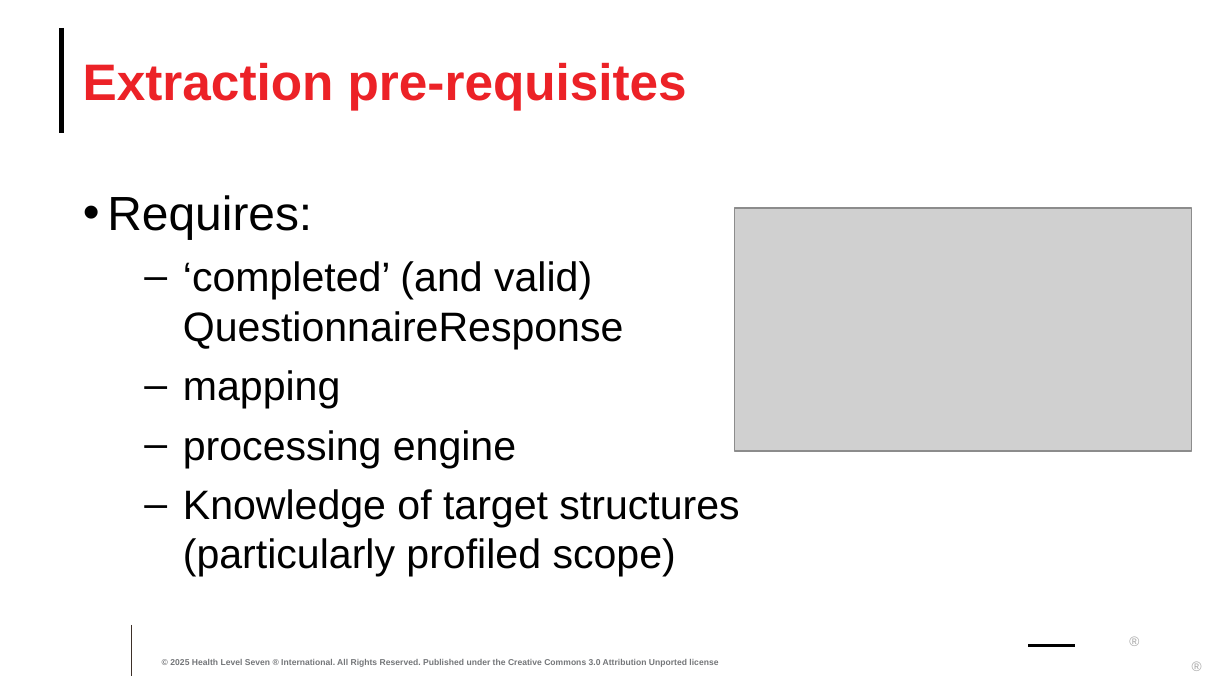
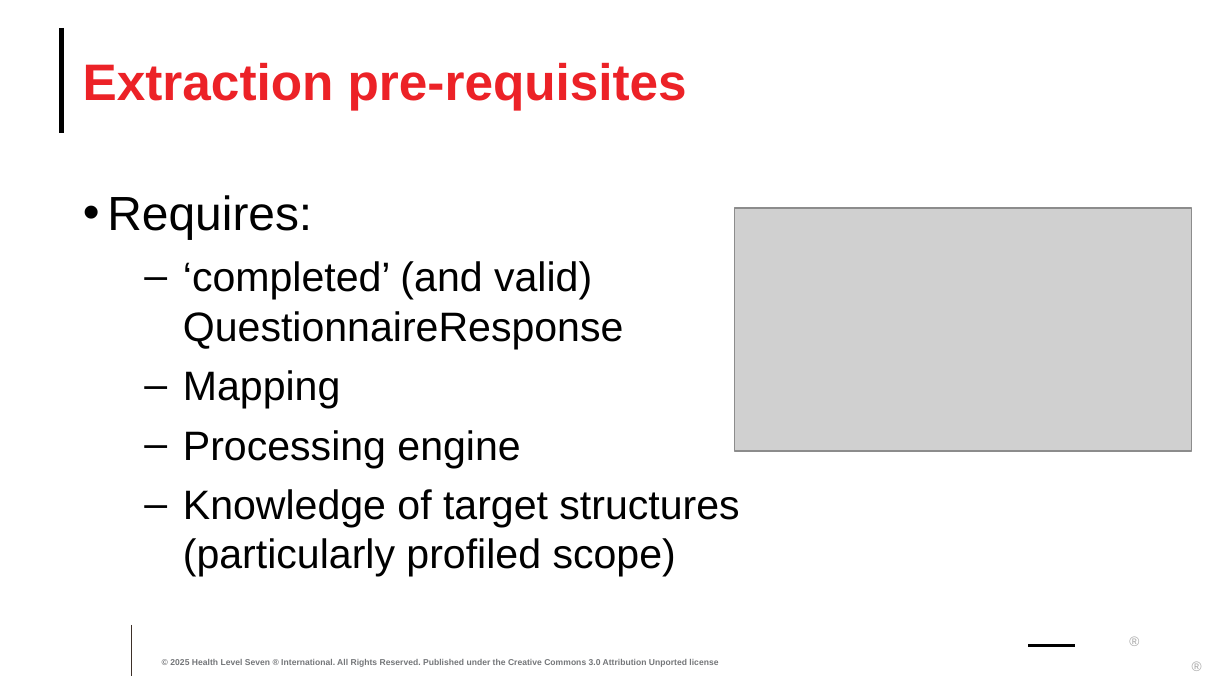
Before and after one commit to FHIR/documents, a slide deck: slide 11 of presentations/sdc/6-SDC-Extraction.pptx. Drawn at 1232x693 pixels with LibreOffice and Linux fonts; fonts in the diff are those of the drawing; grey boxes stand for pictures; background and template pictures are left out. Boxes give left, top, right and bottom in pixels: in the first picture for what was removed or moved away, otherwise in the second. Text is boxed around its words. In the diff, an @@ line names an element or a change of style, - is before the commit and + after.

```diff
--- a/presentations/sdc/6-SDC-Extraction.pptx
+++ b/presentations/sdc/6-SDC-Extraction.pptx
@@ text at bbox=[183, 370, 520, 468]: text changed @@
-  – mapping
-  – processing engine
+  – Mapping
+  – Processing engine
```
Also in this commit, not shown: 3 other slides changed, 4 other files.
